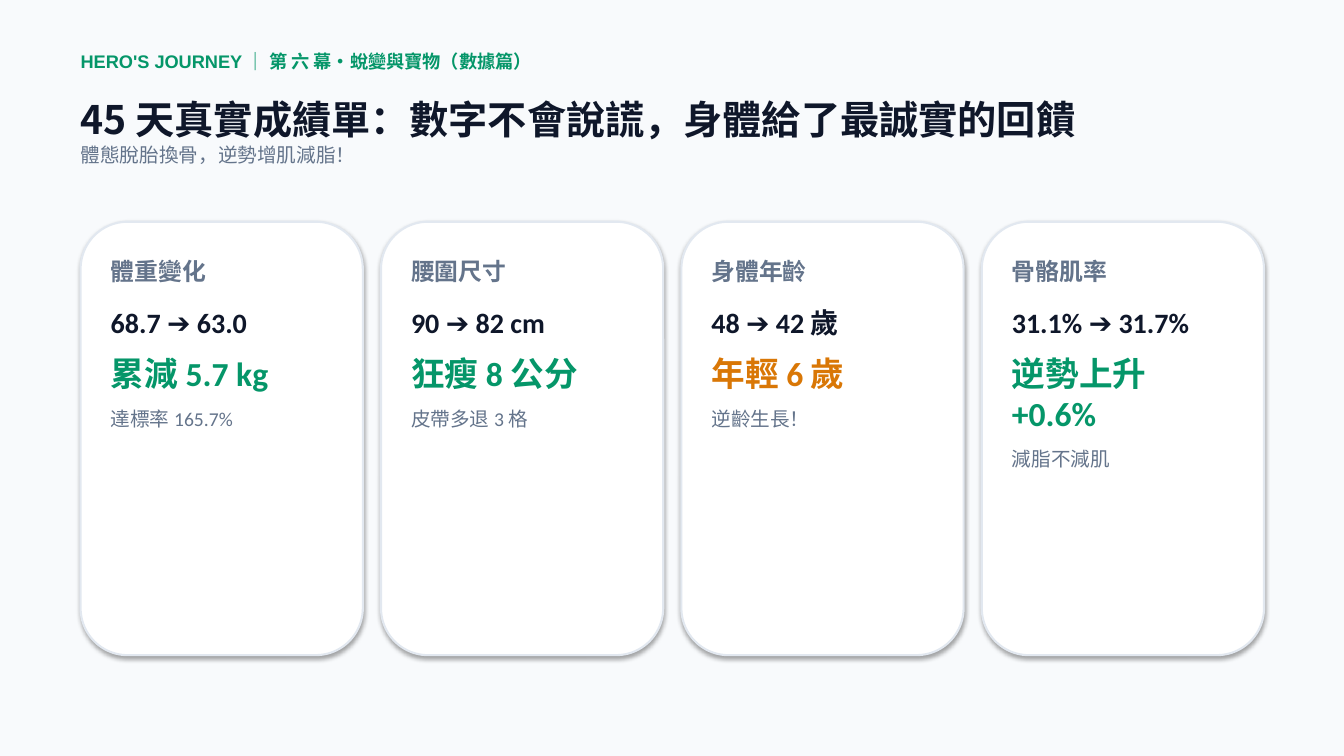
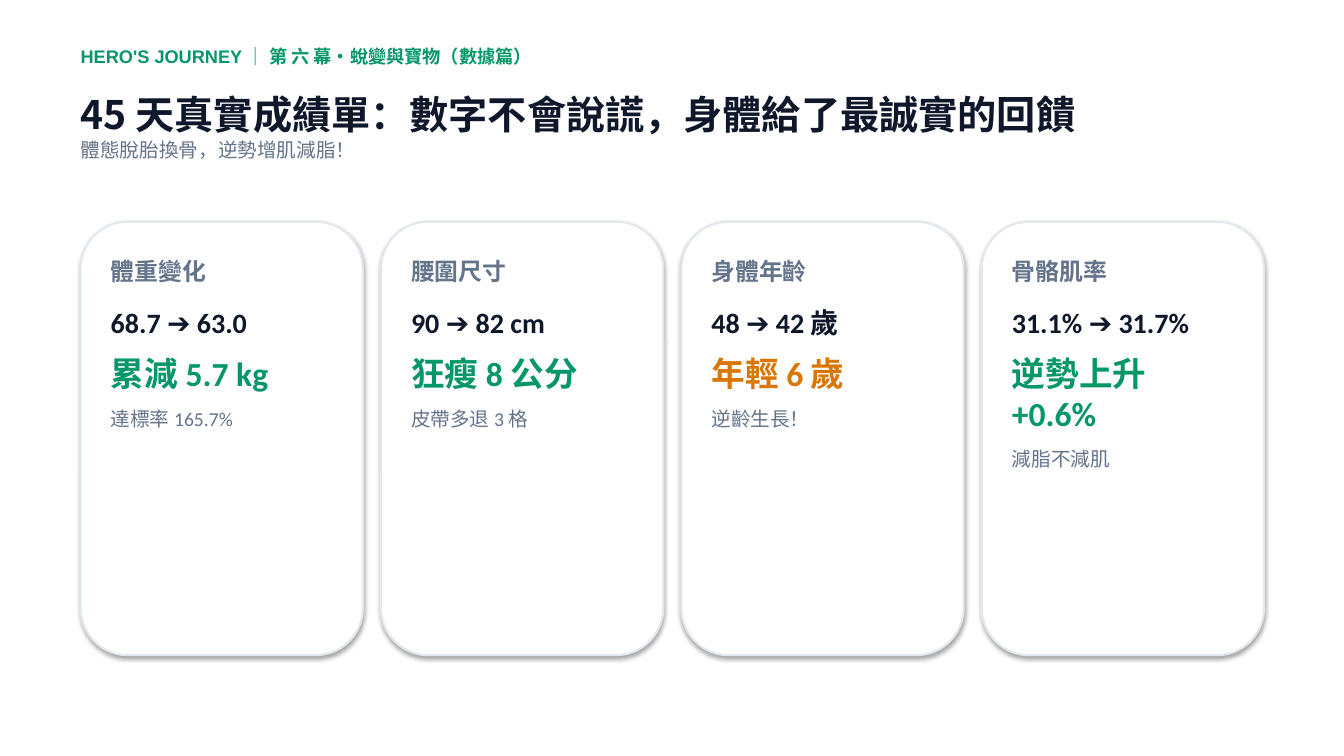
Before and after one commit to garfiwang/health-management-45days, a slide deck: slide 8 of 健管45天英雄旅程分享-王執定.pptx. Drawn at 1344x756 pixels with LibreOffice and Linux fonts; fonts in the diff are those of the drawing; background and template pictures are left out. Boxes give left, top, right and bottom in pixels: in the first picture for what was removed or moved away, otherwise in the second. Text is boxed around its words. In the diff, an @@ line names an element or a change of style, - is before the commit and + after.

```diff
--- a/健管45天英雄旅程分享-王執定.pptx
+++ b/健管45天英雄旅程分享-王執定.pptx
@@ rectangle removed at (0,0,1344,756) @@
@@ text "HERO'S JOURNEY ｜ 第 六 ...": place and size @@
-text "HERO'S JOURNEY ｜ 第 六 ..." at (81,52,532,70)
+text "HERO'S JOURNEY ｜ 第 六 ..." at (81,47,532,65)
@@ text "45 天真實成績單：數字不會說謊，身體給了最誠實的回饋": place and size @@
-text "45 天真實成績單：數字不會說謊，身體給了最誠實的回饋" at (81,100,1076,164)
+text "45 天真實成績單：數字不會說謊，身體給了最誠實的回饋" at (81,95,1076,159)
```
Also in this commit, not shown: 10 other slides changed, 5 other files.
